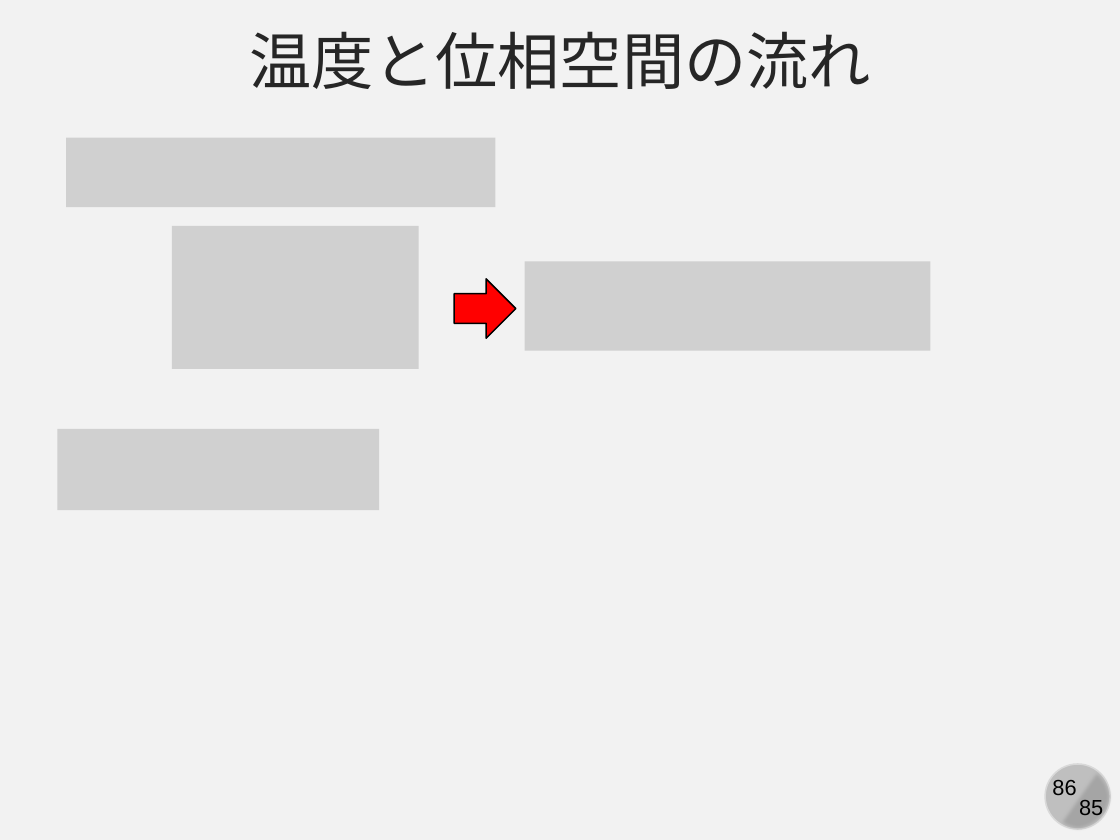
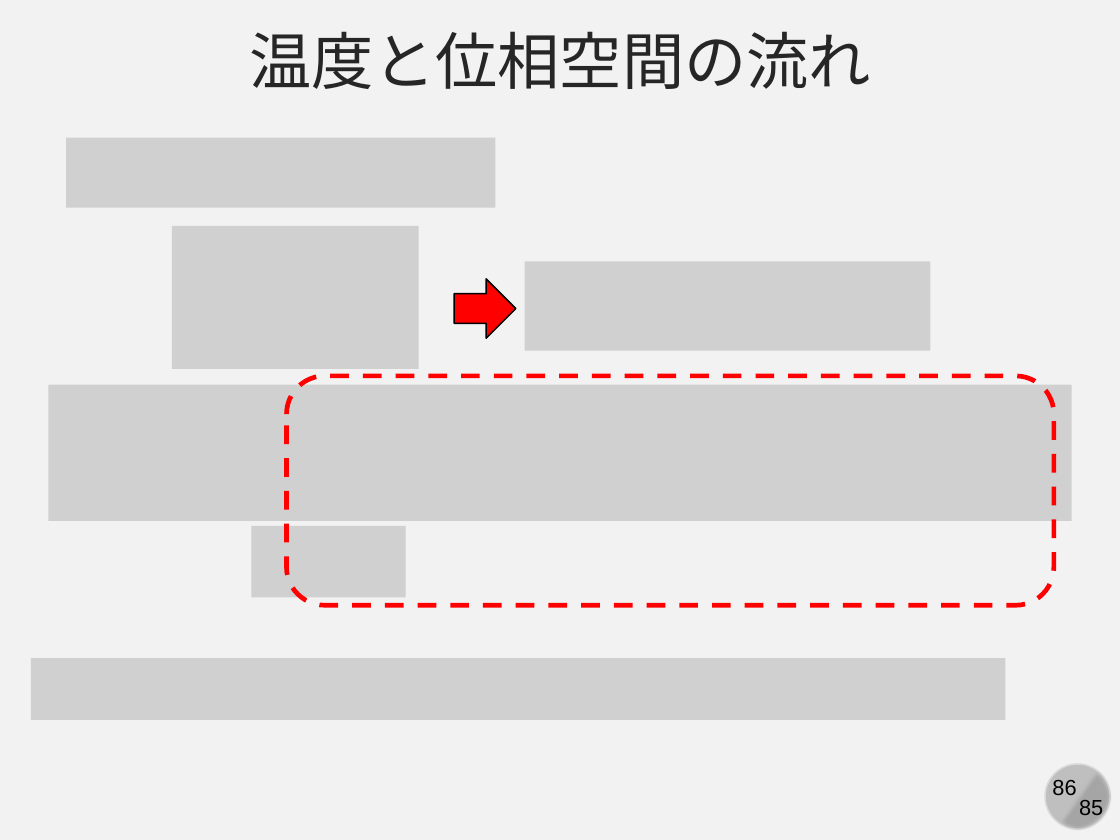
Before and after one commit to kaityo256/simulation_engineering, a slide deck: slide 86 of 06_md_observable/simulation06.pptx. Drawn at 1120x840 pixels with LibreOffice and Linux fonts; fonts in the diff are those of the drawing; grey boxes stand for pictures. Boxes give left, top, right and bottom in pixels: in the first picture for what was removed or moved away, otherwise in the second. Text is boxed around its words. In the diff, an @@ line names an element or a change of style, - is before the commit and + after.

Commit message:
88 slides

```diff
--- a/06_md_observable/simulation06.pptx
+++ b/06_md_observable/simulation06.pptx
@@ picture added at [48,385,1071,522] @@
@@ rounded rectangle added at [287,376,1054,606], outline #FF0000 3 pt dashed @@
@@ picture removed at [57,429,379,511] @@
@@ picture added at [251,525,405,597] @@
@@ picture added at [31,659,1006,720] @@
```
Also in this commit, not shown: 1 other slide changed, 3 slides added.
